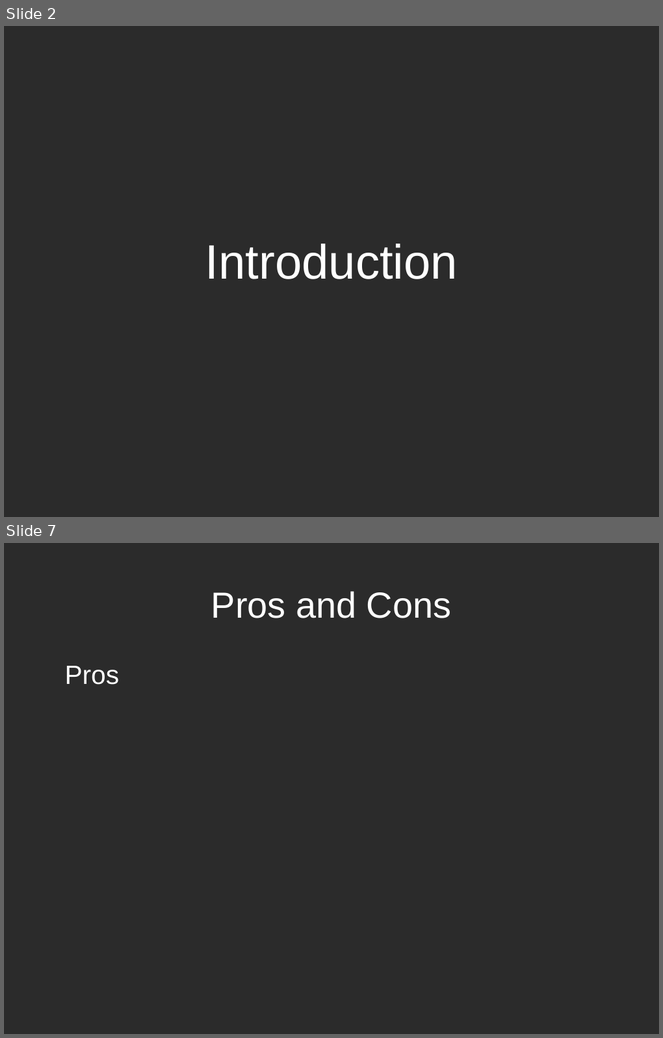
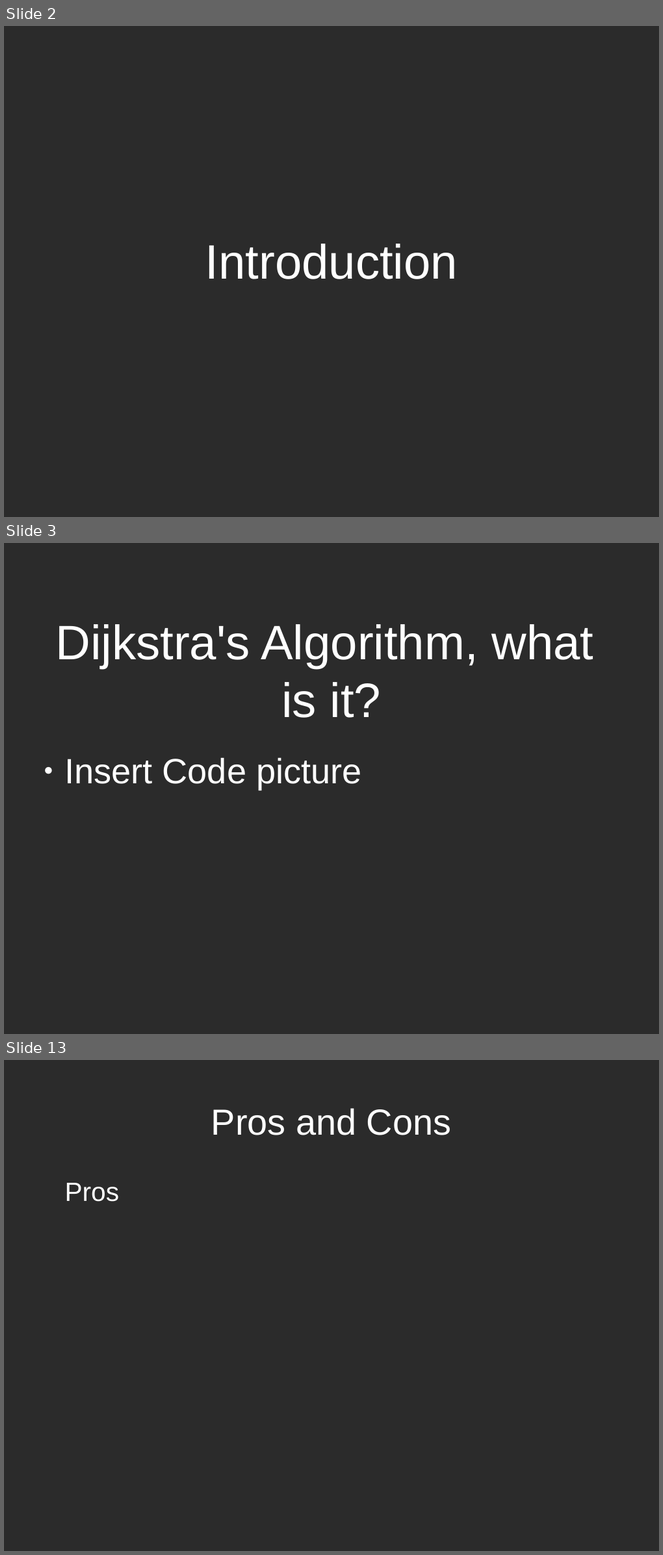
Before and after one commit to BrendanToolan/ResearchMethodsPresentation, a slide deck: research methods presentation.odp. Shown one above the other, each under a label of ours: slides 2 and 7 before the commit, slides 2, 3 and 13 after it; the slides between them are not shown. The pictures are 663x1038 and 663x1555 pixels, drawn with LibreOffice and Linux fonts; fonts in the diff are those of the drawing; background and template pictures are left out; a plain dark background stands for a picture behind light text. Boxes give left, top, right and bottom in pixels: in the first picture for what was removed or moved away, otherwise in the second. Text is boxed around its words. In the diff, an @@ line names an element or a change of style, - is before the commit and + after.

```diff
--- a/research methods presentation.odp
+++ b/research methods presentation.odp
@@ slide 3 added at (4,543,659,1034), background picture (left out) @@
@@ title added at (55,624,594,718), 58.6 pt, text #FFFFFF @@
+Dijkstra's Algorithm, what
+is it?
@@ text added at (65,757,362,790), 42.6 pt, text #FFFFFF @@
+● Insert Code picture
@@ what was slide 7 is now slide 13 @@
```
Also in this commit, not shown: 5 slides changed, 10 other slides added, 1 other file.
